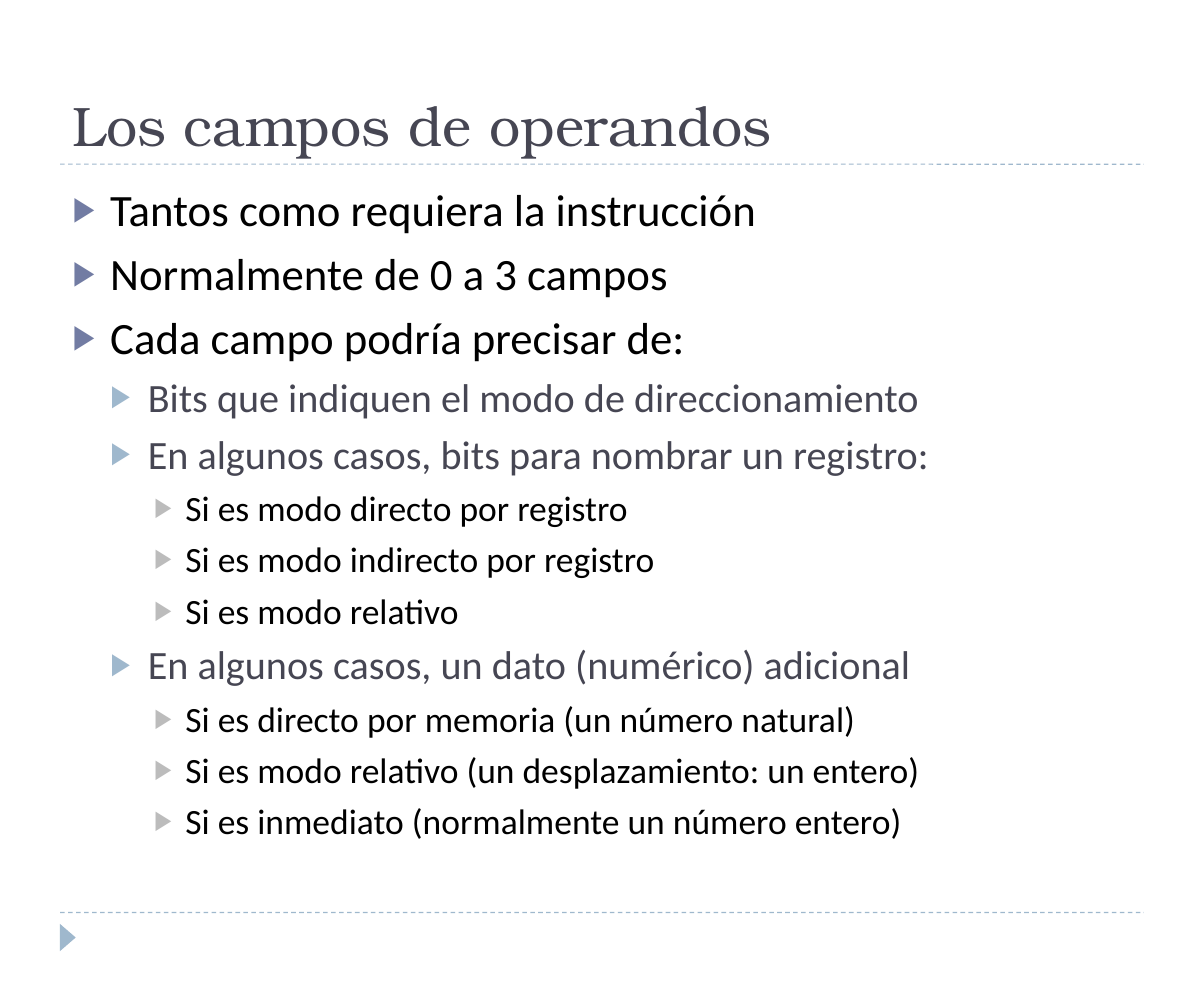
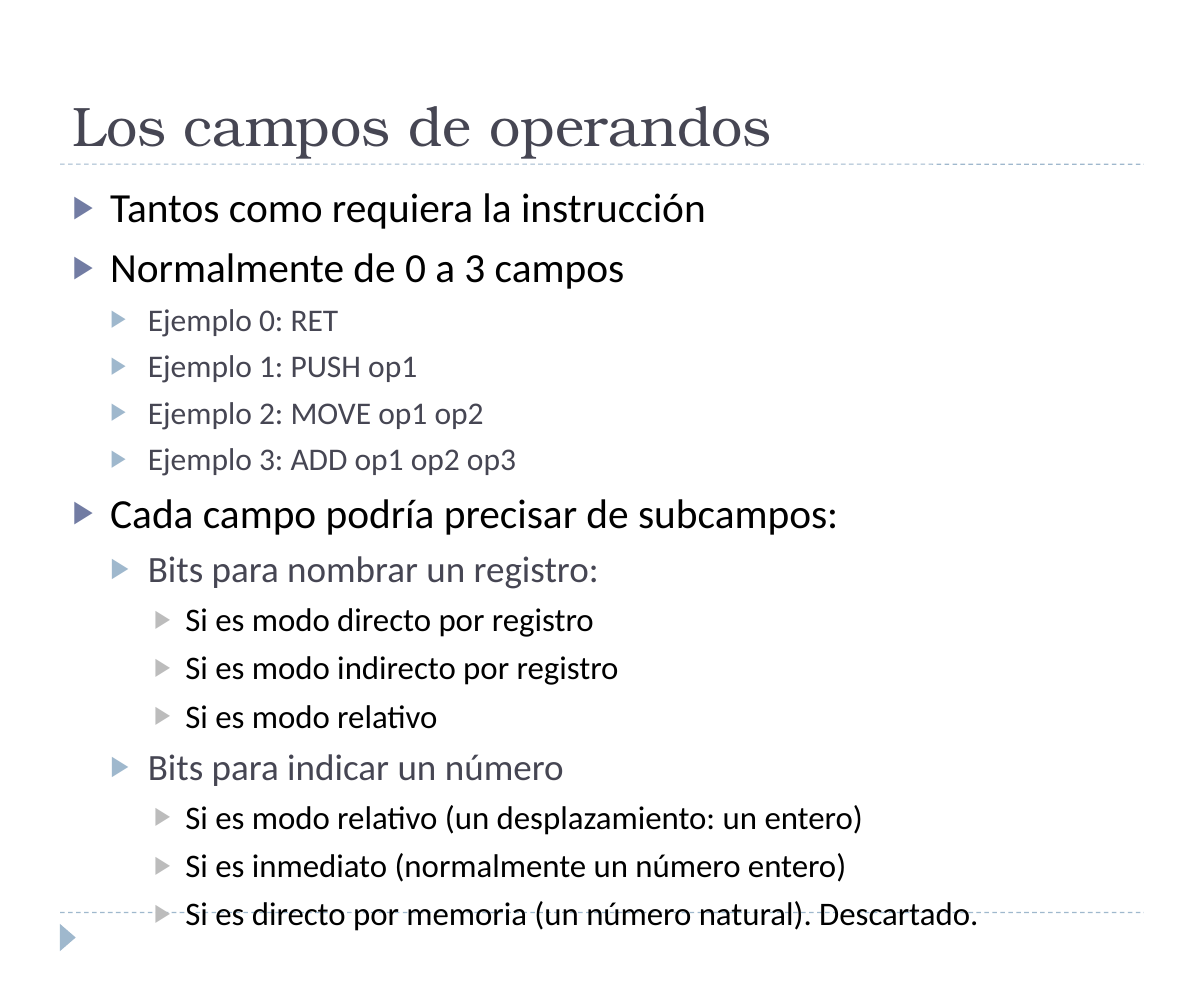
Before and after one commit to luisfromero/fucomp, a slide deck: slide 94 of temas/tema2.pptx (slide 95 before the commit). Drawn at 1204x985 pixels with LibreOffice and Linux fonts; fonts in the diff are those of the drawing. Boxes give left, top, right and bottom in pixels: in the first picture for what was removed or moved away, otherwise in the second. Text is boxed around its words. In the diff, an @@ line names an element or a change of style, - is before the commit and + after.

```diff
--- a/temas/tema2.pptx
+++ b/temas/tema2.pptx
@@ text at <box>110,193,863,882</box>: size 29 to 26.8 pt in "Tantos como requiera la instrucción", "Normalmente de 0 a 3 campos"; size 23 to 21.3 pt in "Si es modo directo por registro", "Si es modo indirecto por registro", "Si es modo relativo", "Si es modo relativo (un desplazamiento: un ..." and 1 more places @@
@@ text at <box>110,309,838,589</box>: text changed; size 26 to 20.4 pt @@
-▶ Cada campo podría precisar de:
-  ▶ Bits que indiquen el modo de direccionamiento
-  ▶ En algunos casos, bits para nombrar un registro:
+  ▶ Ejemplo 0: RET
+  ▶ Ejemplo 1: PUSH op1
+  ▶ Ejemplo 2: MOVE op1 op2
+  ▶ Ejemplo 3: ADD op1 op2 op3
+▶ Cada campo podría precisar de subcampos:
+  ▶ Bits para nombrar un registro:
@@ text at <box>148,754,564,786</box>: text changed; size 26 to 24.1 pt @@
-  ▶ En algunos casos, un dato (numérico) adicional
-    ▶ Si es directo por memoria (un número natural)
+  ▶ Bits para indicar un número
@@ text at <box>185,901,978,931</box>: paragraph added @@
+    ▶ Si es directo por memoria (un número natural). Descartado.
```
Also in this commit, not shown: 15 other slides changed, 26 slides added, 14 slides removed, 5 other files.
